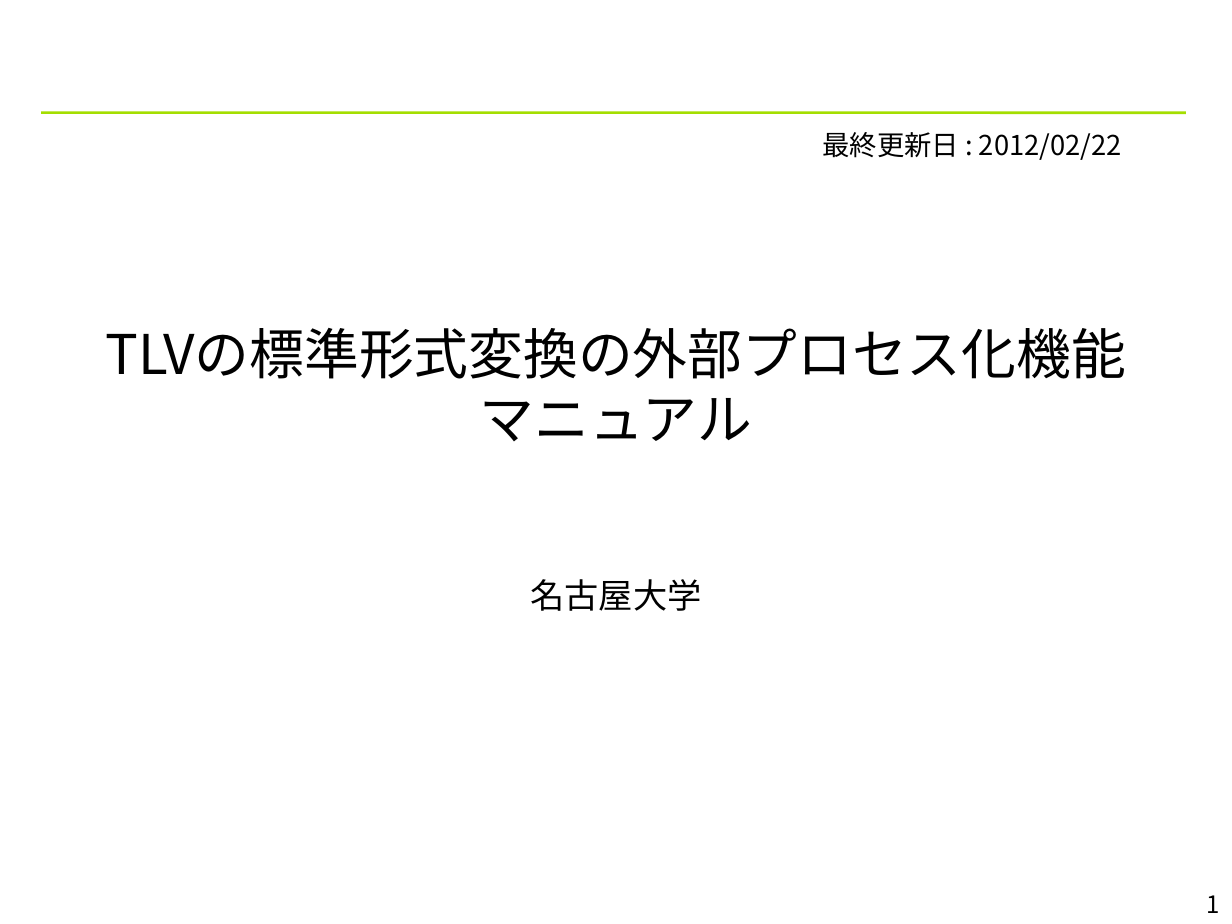
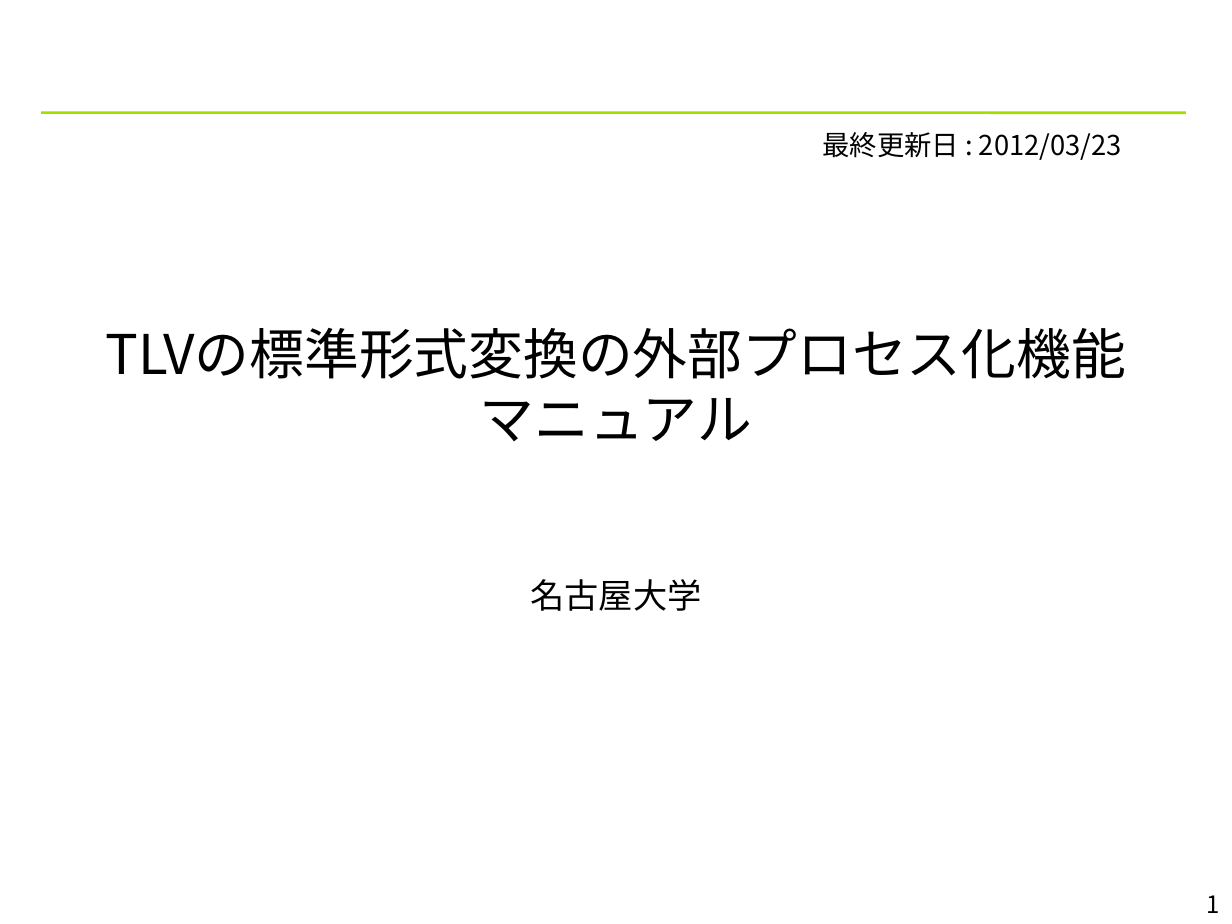
Before and after one commit to YixiaoLi/tlv4mc, a slide deck: slide 1 of doc/converter_manual.pptx. Drawn at 1232x924 pixels with LibreOffice and Linux fonts; fonts in the diff are those of the drawing; background and template pictures are left out. Boxes give left, top, right and bottom in pixels: in the first picture for what was removed or moved away, otherwise in the second. Text is boxed around its words. In the diff, an @@ line names an element or a change of style, - is before the commit and + after.

```diff
--- a/doc/converter_manual.pptx
+++ b/doc/converter_manual.pptx
@@ text at <box>823,132,1122,160</box>: text changed @@
-最終更新日 : 2012/02/22
+最終更新日 : 2012/03/23
```
Also in this commit, not shown: 2 other files.
